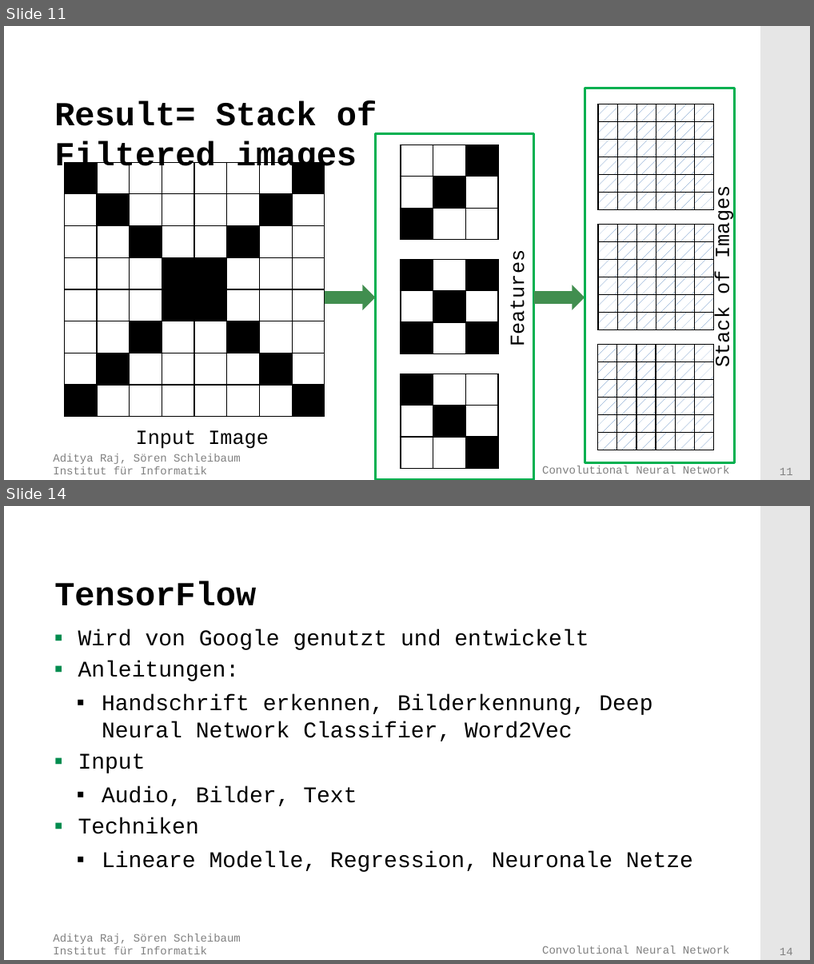
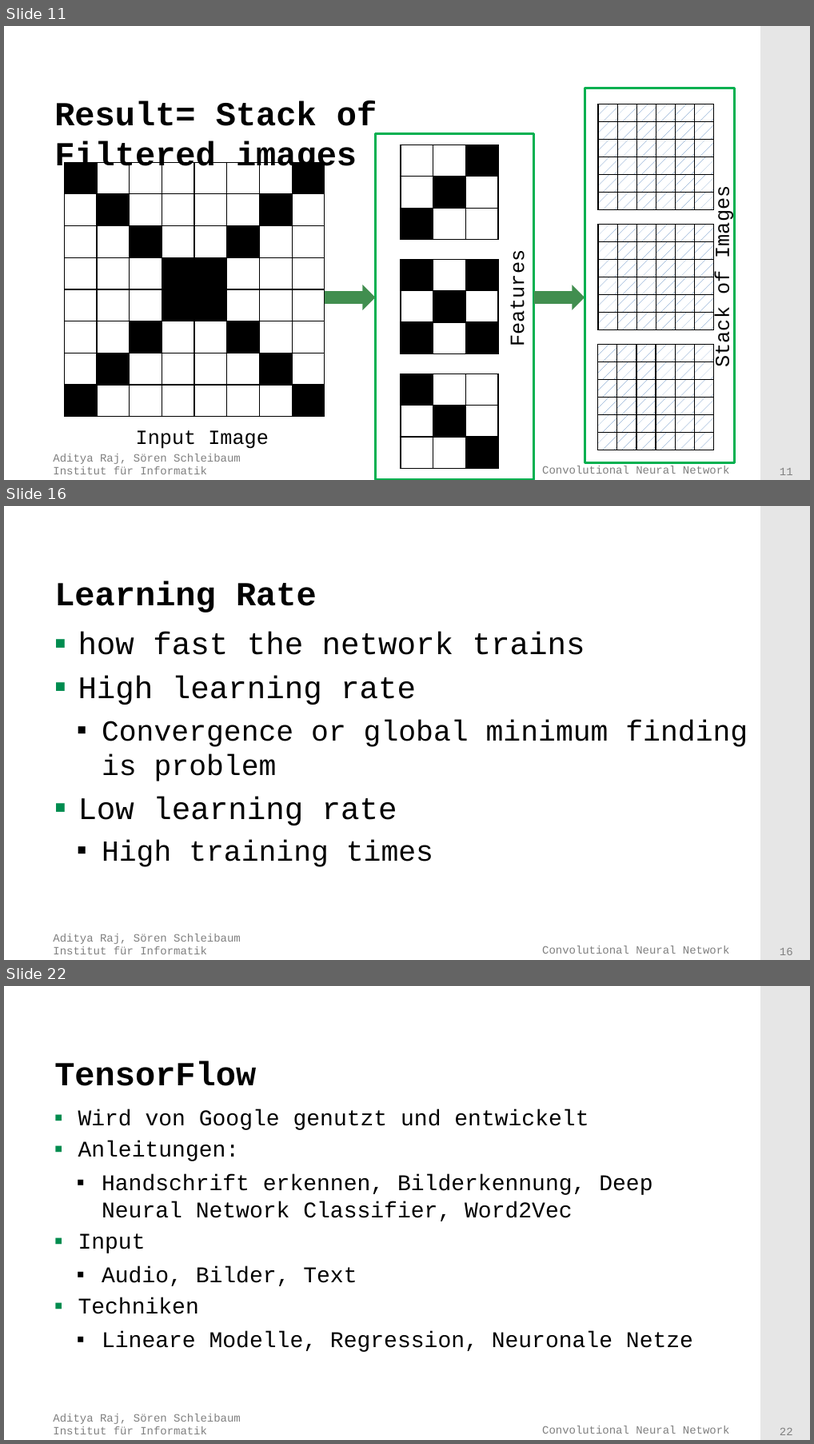
Before and after one commit to adityaraj52/ConvNet, a slide deck: PresentationsAndTalk/Presentation.pptx. Shown one above the other, each under a label of ours: slides 11 and 14 before the commit, slides 11, 16 and 22 after it; the slides between them are not shown. The pictures are 814x964 and 814x1444 pixels, drawn with LibreOffice and Linux fonts; fonts in the diff are those of the drawing; background and template pictures are left out. Boxes give left, top, right and bottom in pixels: in the first picture for what was removed or moved away, otherwise in the second. Text is boxed around its words. In the diff, an @@ line names an element or a change of style, - is before the commit and + after.

```diff
--- a/PresentationsAndTalk/Presentation.pptx
+++ b/PresentationsAndTalk/Presentation.pptx
@@ slide 16 added at box(4, 506, 810, 960), background #FFFFFF; not listed: 4 template elements that a slide beside it also shows @@
@@ title added at box(54, 580, 317, 612), 30 pt, text #000000, bold @@
+Learning Rate
@@ text added at box(78, 632, 748, 867), 26 pt, text #000000 @@
+▪ how fast the network trains
+▪ High learning rate
+  ▪ Convergence or global minimum finding is problem
+▪ Low learning rate
+  ▪ High training times
@@ what was slide 14 is now slide 22 @@
@@ page number at box(780, 1428, 794, 1435): text changed @@
-14
+22
```
Also in this commit, not shown: 2 slides changed, 10 other slides added, 1 slide removed.
